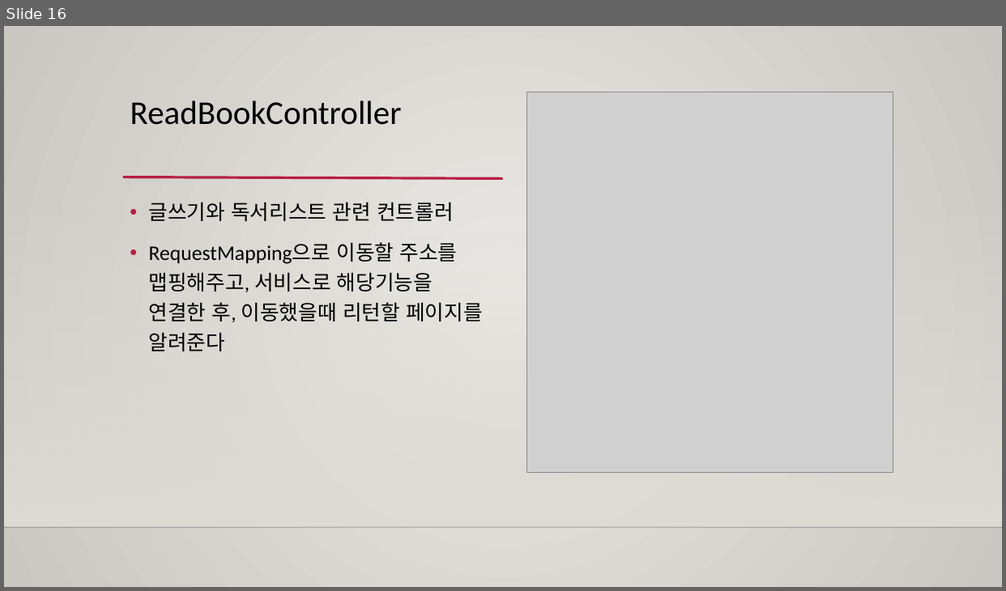
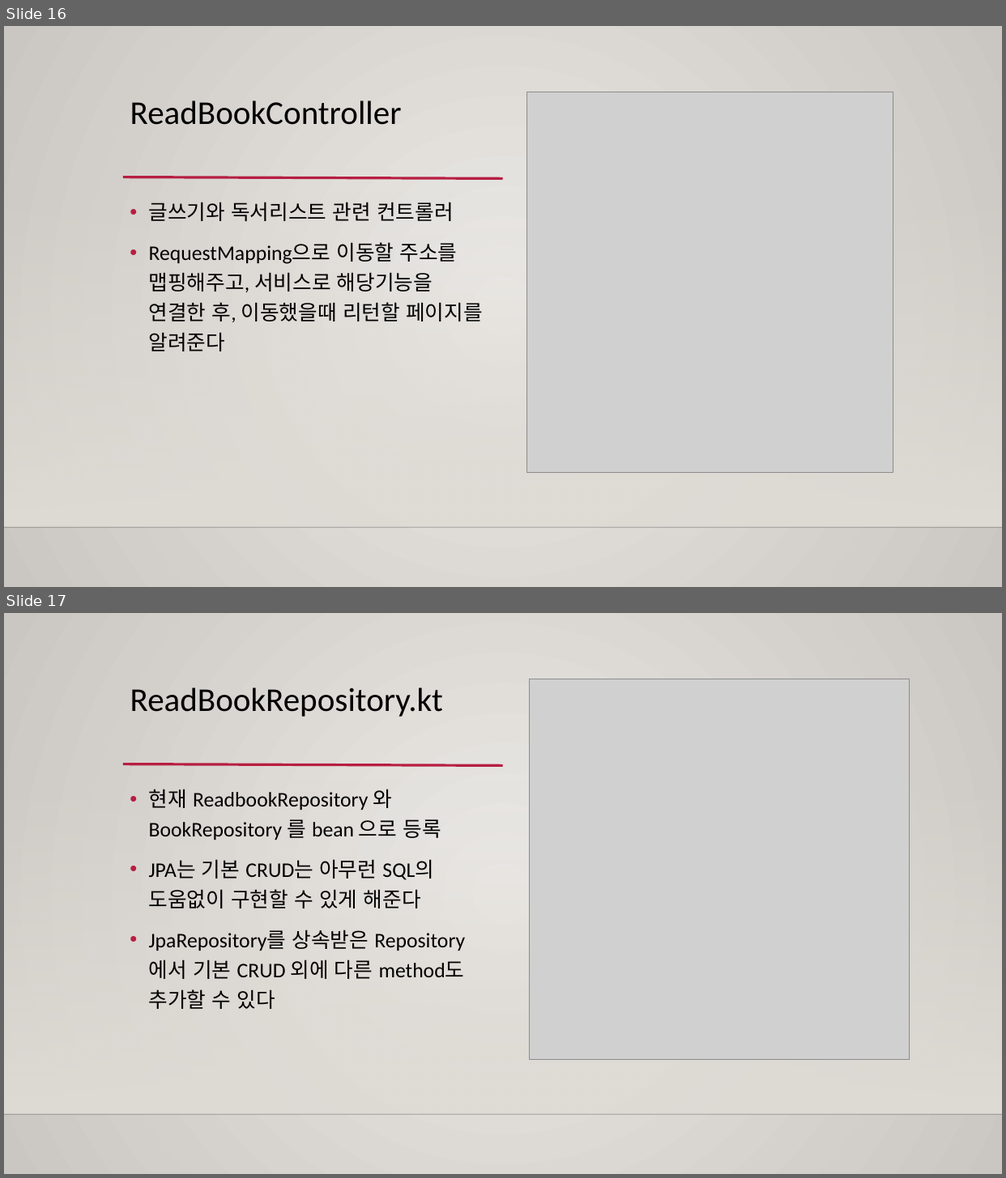
Before and after one commit to hooninfinity/Biz_505_2021_10_Kotlin_Spring, a slide deck: 디바이스최적화(2021-11-10)_김성훈.pptx. Shown one above the other, each under a label of ours: slide 16 before the commit, slides 16 and 17 after it. The pictures are 1006x591 and 1006x1178 pixels, drawn with LibreOffice and Linux fonts; fonts in the diff are those of the drawing; grey boxes stand for pictures; background and template pictures are left out. Boxes give left, top, right and bottom in pixels: in the first picture for what was removed or moved away, otherwise in the second. Text is boxed around its words. In the diff, an @@ line names an element or a change of style, - is before the commit and + after.

Commit message:
ppt

```diff
--- a/디바이스최적화(2021-11-10)_김성훈.pptx
+++ b/디바이스최적화(2021-11-10)_김성훈.pptx
@@ slide 17 added at box(4, 613, 1002, 1174), background gradient #ECEAE7 to #CAC7C1; not listed: 3 template elements that a slide beside it also shows @@
@@ picture added at box(529, 679, 909, 1060) @@
@@ title added at box(130, 688, 443, 717), 32 pt, text #000000 @@
+ReadBookRepository.kt
@@ text added at box(149, 789, 465, 1009), 20 pt, text #000000 @@
+• 현재 ReadbookRepository 와 BookRepository 를 bean 으로 등록
+• JPA는 기본 CRUD는 아무런 SQL의 도움없이 구현할 수 있게 해준다
+• JpaRepository를 상속받은 Repository 에서 기본 CRUD 외에 다른 method도 추가할 수 있다
```
Also in this commit, not shown: 7 other slides added, 2 slides removed.
